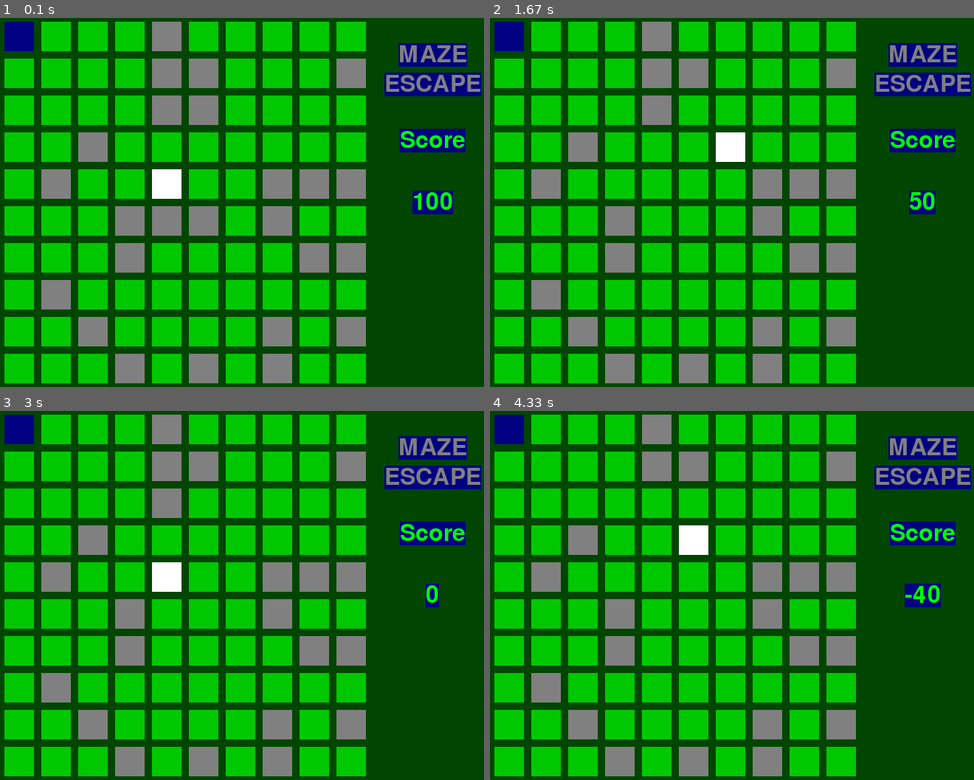
Above: before the commit, frames 1-4 (two rows, left to right).
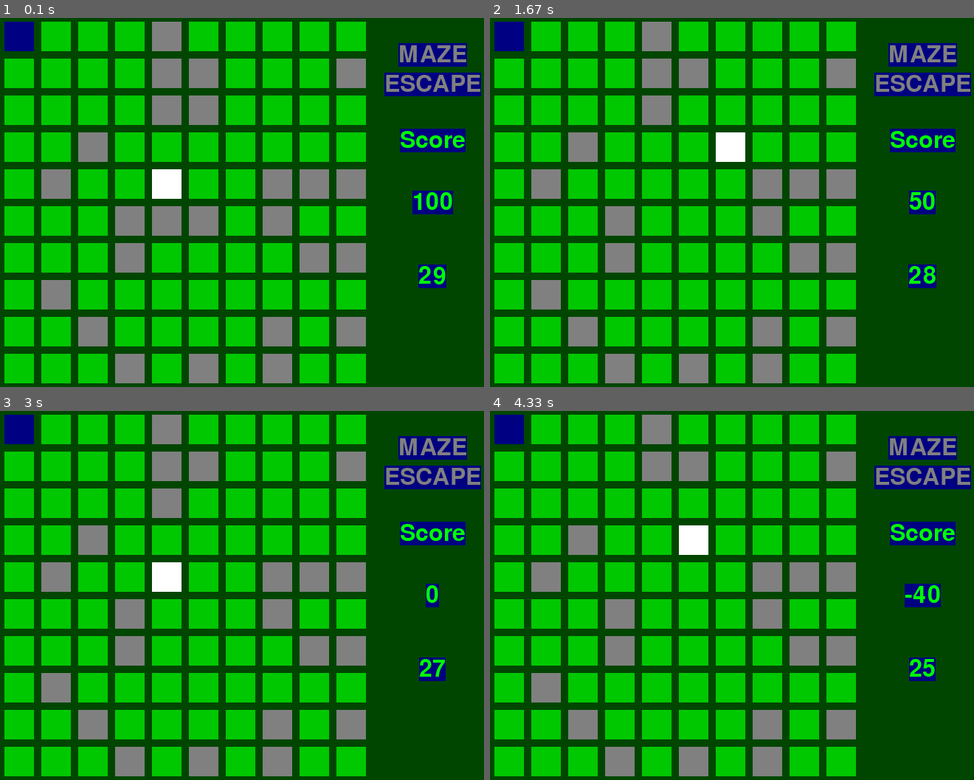
Above: after the commit, the same moments.

Repository: Jarrett-Tranel/CUWHackathon2020
Game: pygame game, started from CUWHackathon2020.py
The game is run twice, just before and just after one commit, with the same random seed, the same clock (stepped at 60 frames per second) and the same inputs.
Inputs:
- Up to frame 1 (0.1 s): no input
- Up to frame 2 (1.67 s): tap Space at 0.33, 0.73, 1.03, 1.23, 1.57 s; hold Right 0.67-1.13 s; hold Up 1.17-1.47 s; hold Right from 1.5 s (still down)
- Up to frame 3 (3 s): tap Space at 1.87, 2.07, 2.37, 2.63, 2.97 s; release Right at 1.97 s; hold Left 2-2.53 s; hold Down 2.57-2.87 s; hold Left from 2.9 s (still down)
- Up to frame 4 (4.33 s): tap Space at 3.27, 3.4, 3.8, 4.1 s; release Left at 3.3 s; hold Up 3.33-3.7 s; hold Right from 3.73 s (still down)

The runs differ from the first frame. In frame 1, 0.4% of the frame differs, in the area x 86-93%, y 66-74%; in frame 2, 0.4%; in frame 3, 0.4%; in frame 4, 0.4%.

Commit message:
MazeEscapeV1.0

Diff:
--- a/CUWHackathon2020.py
+++ b/CUWHackathon2020.py
@@ -5,6 +5,8 @@
 
 mixer.init()
 pygame.init()
+
+start_ticks=pygame.time.get_ticks() #starter tick
 
 BLACK = (0, 0, 0)
 WHITE = (255, 255, 255)
@@ -33,7 +35,7 @@
 scoreTextblue = (0, 0, 128)
 
 # set the pygame window name
-pygame.display.set_caption('Show Text')
+pygame.display.set_caption('Maze Escape')
 
 
 
@@ -95,6 +97,7 @@
 winScreenRect.center = (350,Y - 450)
 
 winStatus = False;
+winStatusFlag = False;
 #time.sleep(2)
 #pygame.mixer.music.stop()
 
@@ -137,8 +140,6 @@
                     twoDArray[playerlocation[0]][playerlocation[1]] = 0
                     twoDArray[playerlocation[0] + 1][playerlocation[1]] = 4
                     playerlocation[0] = playerlocation[0] + 1
-                if (twoDArray[playerlocation[0] + 1][playerlocation[1]] == 2):
-                    winStatus = True;
 
             elif event.key == pygame.K_UP:
                 if not (twoDArray[playerlocation[0]][playerlocation[1] - 1] == 1) and (twoDArray[playerlocation[1] - 1] != None):
@@ -195,19 +196,38 @@
 
     scoreNumber = font.render(str(score),True,scoreTextgreen,scoreTextblue)
     screen.blit(text, textRect)
-
     scoreNumberTextRect = scoreNumber.get_rect()
     scoreNumberTextRect.center = (X - 70 , Y-250)
     screen.blit(scoreNumber, scoreNumberTextRect)
+
+    if (winStatus == False):
+        seconds = (pygame.time.get_ticks()-start_ticks)/1000
+
+    timerNumber = font.render(str(int(30 - seconds)),True,scoreTextgreen,scoreTextblue)
+    screen.blit(text, textRect)
+    timerNumberTextRect = timerNumber.get_rect()
+    timerNumberTextRect.center = (X - 70 , Y-150)
+    screen.blit(timerNumber, timerNumberTextRect)
+
     screen.blit(titleText,titleRect)
     screen.blit(titleText2,titleRect2)
     #x=size[0]*.5
     #y=size[1]*.5
     #screen.blit(sprite, (x,y))
+
+    #str(seconds)
     if (winStatus == True):
+        if (winStatusFlag == False):
+            winStatusFlag = True
+            score = score + int(30-seconds)
         screen.fill(LIGHTBLUE)
-        #pygame.draw.rect( pygame.display.set_mode(size), LIGHTBLUE, [0, 0, size[X / 2], size[Y / 2]])
-        screen.blit(winText,winScreenRect )
+        screen.blit(winText,winScreenRect)
+        scoreNumberTextRect.center = (X - 250 , Y-250)
+        screen.blit(scoreNumber, scoreNumberTextRect)
+        totalScore = font.render("Total Score:",True,scoreTextgreen,scoreTextblue)
+        scoreNumberTextRect.center = (X - 450 , Y-250)
+        screen.blit(totalScore, scoreNumberTextRect)
+
     pygame.display.update()
     pygame.display.flip()
     clock.tick(60)
